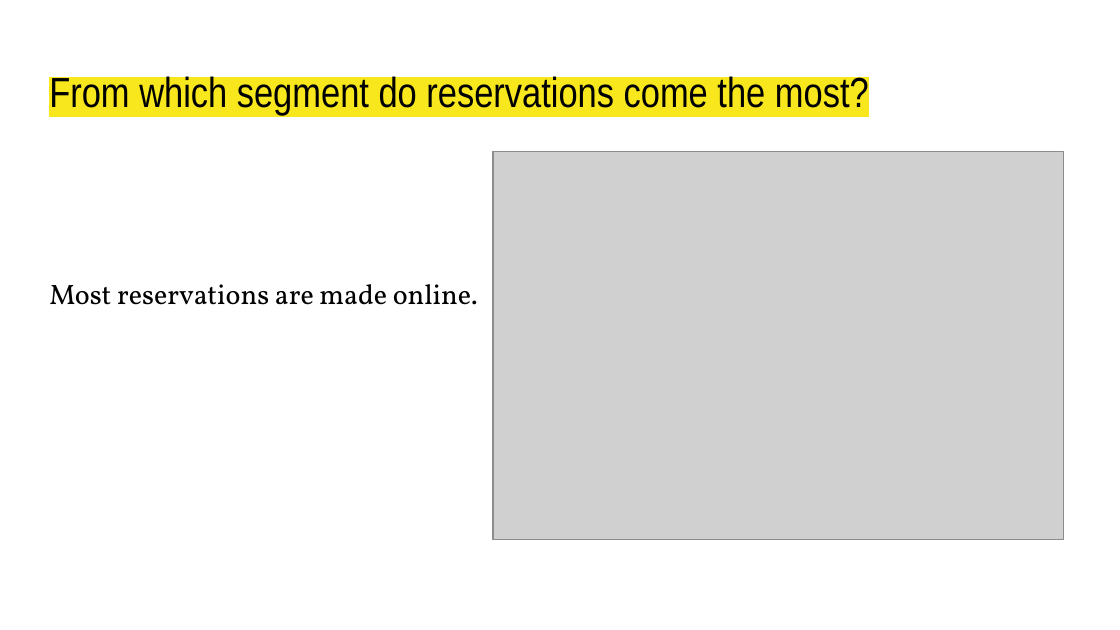
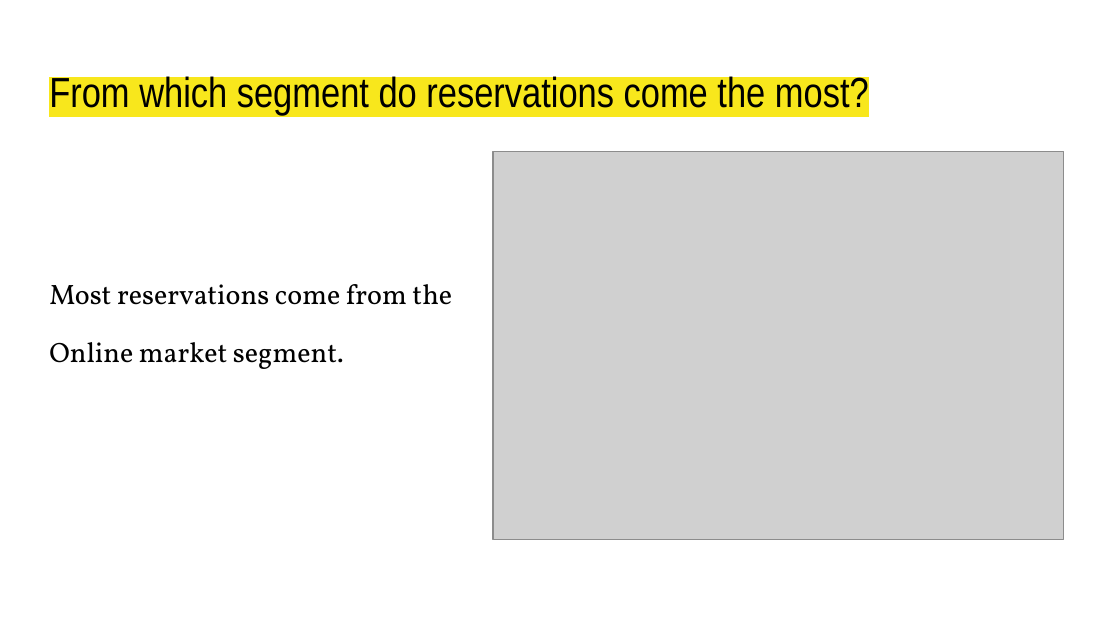
Before and after one commit to domivillacis/Hotel_reservations_analysis, a slide deck: slide 13 of Hotel_Reservations.pptx. Drawn at 1120x630 pixels with LibreOffice and Linux fonts; fonts in the diff are those of the drawing; grey boxes stand for pictures. Boxes give left, top, right and bottom in pixels: in the first picture for what was removed or moved away, otherwise in the second. Text is boxed around its words. In the diff, an @@ line names an element or a change of style, - is before the commit and + after.

```diff
--- a/Hotel_Reservations.pptx
+++ b/Hotel_Reservations.pptx
@@ text at box(49, 284, 452, 369): text changed @@
-Most reservations are made online.
+Most reservations come from the
+Online market segment.
```
Also in this commit, not shown: 19 other slides changed, 15 slides added, 3 slides removed.
